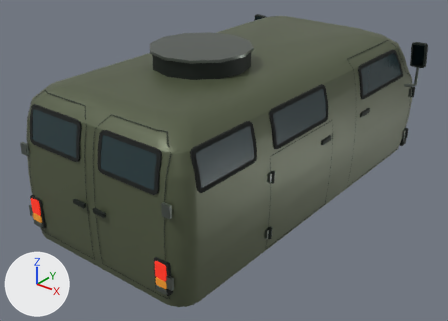
Two versions of the glTF model assets/vehicles/B01/B01-lod1.glb, one commit apart.
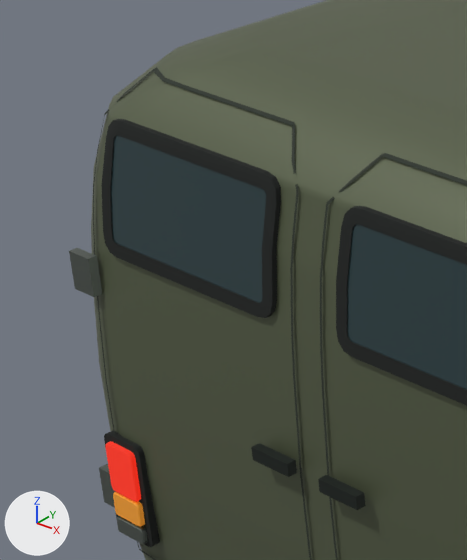
The first picture shows the older version from a 50 mm camera at (3.55, -4.76, 3.14) aimed at (-0.05, -0.27, 0.35). The close-ups show the older and then the newer version on the part from 0% to 30% of the width and 22% to 72% of the height of that picture. Only the edits that show in the close-ups are written down. Every picture has the same lights, and +X, +Y and +Z are marked at lower left. Where no turn or scale is listed for an object, it has been applied to the vertices. Vertices at exactly the same position are counted once.

In view in the first close-up: 'B01_surface_00', 'B01_surface_02', 'B01_surface_04', 'B01_surface_05', 'B01_surface_06', 'B01_surface_08', 'B01_surface_09', 'B01_surface_10'.
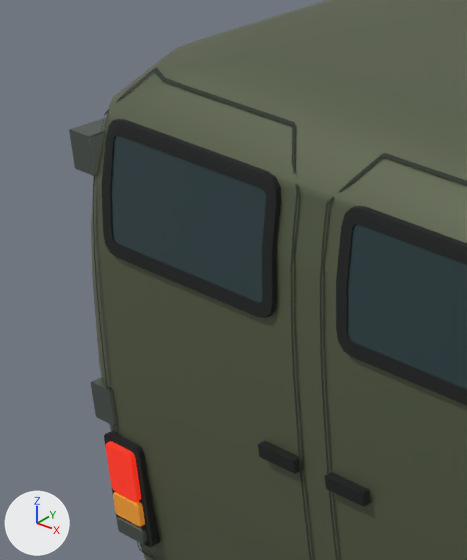
Changed parts and their boxes (x1, y1, x2, y2) in the close-ups (467 x 560 px; the box of a moved part takes in the faces that stretch with it):
'B01_surface_06', reshaped
    before: (69, 248, 148, 544)
    after: (69, 118, 148, 544)
'B01_surface_02', reshaped
    before: (251, 443, 366, 510)
    after: (258, 441, 370, 507)
part 1 of me_mesh_2, moved or reshaped
    before: (251, 443, 297, 477)
    after: (258, 441, 302, 474)
part 2 of me_mesh_2, moved or reshaped
    before: (318, 475, 366, 510)
    after: (325, 472, 370, 507)
part 3 of me_mesh_6, added
    after: (91, 377, 118, 426)
part 4 of me_mesh_6, added
    after: (69, 118, 106, 176)
part 5 of me_mesh_6, deleted
    before: (69, 248, 102, 297)
part 6 of me_mesh_6, deleted
    before: (99, 464, 116, 508)

The edits, one by one:
me_mesh_2 is used by ob_b01_surface_02; location (0.0, 0.0, 0.0).
me_mesh_2 had 500 vertices, 912 faces and spanned x -1.16..1.16, y -2.07..2.17, z 0.0..1.65.
me_mesh_2 now has 500 vertices, 912 faces and spans x -1.16..1.16, y -2.05..2.17, z 0.0..1.65.
me_mesh_2 part 1: the loose piece of 8 vertices spanning x -0.19..-0.06, y -2.07..-2.04, z 0.6..0.64 is moved by (0.0, 0.02, 0.0).
me_mesh_2 part 2: the loose piece of 8 vertices spanning x 0.06..0.19, y -2.07..-2.04, z 0.6..0.64 is moved by (0.0, 0.02, 0.0).
me_mesh_6 is used by ob_b01_surface_06; location (0.0, 0.0, 0.0).
me_mesh_6 had 482 vertices, 872 faces and spanned x -1.09..1.09, y -2.06..2.19, z 0.15..1.65.
me_mesh_6 now has 578 vertices, 1064 faces and spans x -1.09..1.09, y -2.06..2.19, z 0.15..1.65.
me_mesh_6 part 3: a new loose piece of 32 vertices spanning x -0.88..-0.8, y -2.04..-2.0, z 0.47..0.57, in mat_steel (grey #717972).
me_mesh_6 part 4: a new loose piece of 32 vertices spanning x -0.88..-0.8, y -1.99..-1.86, z 1.15..1.25, in mat_steel (grey #717972).
me_mesh_6 part 5: the loose piece of 8 vertices spanning x -0.88..-0.8, y -2.04..-2.02, z 0.84..0.94 is deleted.
me_mesh_6 part 6: the loose piece of 8 vertices spanning x -0.88..-0.8, y -2.05..-2.03, z 0.22..0.32 is deleted.
Other edits to the shape of me_mesh_6 do not show in these pictures.
